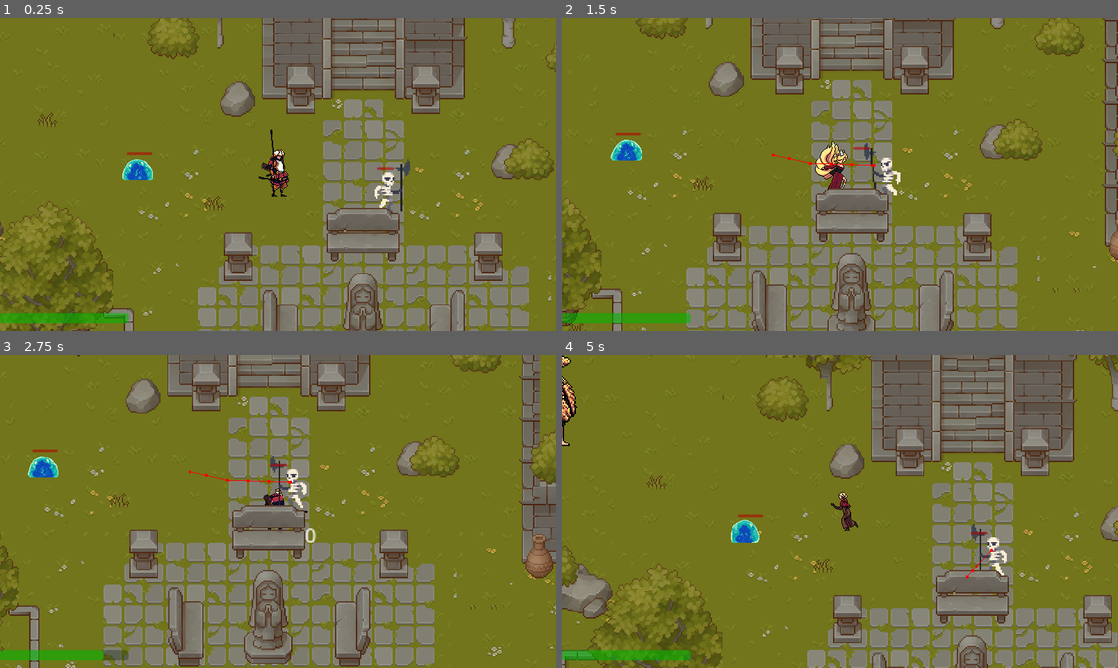
Above: before the commit, frames 1-4 (two rows, left to right).
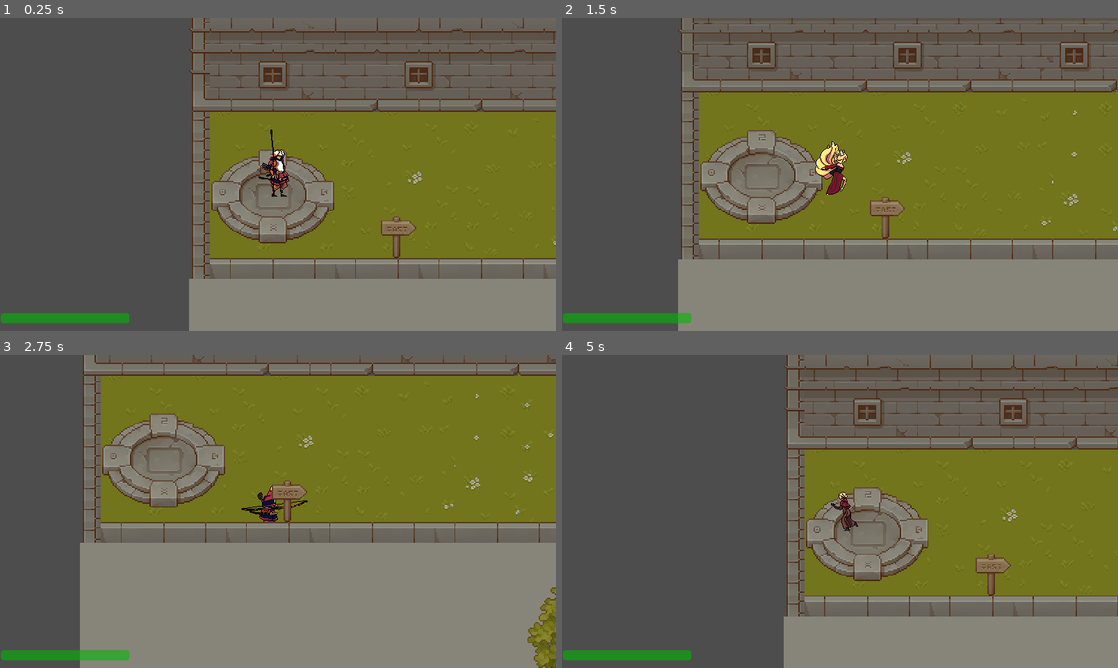
Above: after the commit, the same moments.

Repository: AugustanaCSC380January2024/final-game-jeager
Game: Godot game, scene res://scenes/levels/level_1.tscn
Same seed, same stepped clock (60 frames per second), same inputs: the game is played once before the commit and once after it.
Inputs:
- Up to frame 1 (0.25 s): no input
- Up to frame 2 (1.5 s): hold D (move right) 0.53-1.28 s; tap 1 (character 1 selected) at 0.6 s; hold S (move down) from 1.28 s (still down); tap 2 (character 2 selected) at 1.35 s
- Up to frame 3 (2.75 s): release S (move down) at 2.03 s; hold D (move right) from 2.03 s (still down); tap 3 (character 3 selected) at 2.1 s
- Up to frame 4 (5 s): release D (move right) at 2.78 s; hold W (move up) 2.78-3.53 s; tap Space (normal attack) at 2.85 s; hold A (move left) from 3.53 s (still down); tap E (ultimate) at 3.6 s; tap 1 (character 1 selected) at 4.35 s

The runs differ from the first frame. In frame 1, 69% of the frame differs, in the area x 0-100%, y 0-100%; in frame 2, 63%; in frame 3, 59%; in frame 4, 72%.

Commit message:
minor changes

Diff:
--- a/scenes/enemy/normal enemy/skeleton.tscn
+++ b/scenes/enemy/normal enemy/skeleton.tscn
@@ -587,6 +587,7 @@
 debug_enabled = true
 
 [node name="player_detection_area" parent="." instance=ExtResource("9_nstoc")]
+visible = false
 
 [node name="attack_cooldown_timer" type="Timer" parent="."]
 wait_time = 2.0
--- a/scenes/levels/level_1.tscn
+++ b/scenes/levels/level_1.tscn
@@ -22,7 +22,7 @@
 position = Vector2(919, -1632)
 
 [node name="hayate" parent="Players" instance=ExtResource("5_8o2p0")]
-position = Vector2(349, 307)
+position = Vector2(-1656, 96)
 
 [node name="miko" parent="Players" instance=ExtResource("3_q1siq")]
 position = Vector2(561, -1651)
@@ -30,9 +30,9 @@
 [node name="CanvasLayer" type="CanvasLayer" parent="."]
 
 [node name="health_bar" parent="CanvasLayer" node_paths=PackedStringArray("character") instance=ExtResource("8_ptpph")]
-offset_left = 0.0
+offset_left = 2.0
 offset_top = 679.0
-offset_right = -984.0
+offset_right = -982.0
 offset_bottom = -18.0
 character = NodePath("../../Players/hayate")
 
